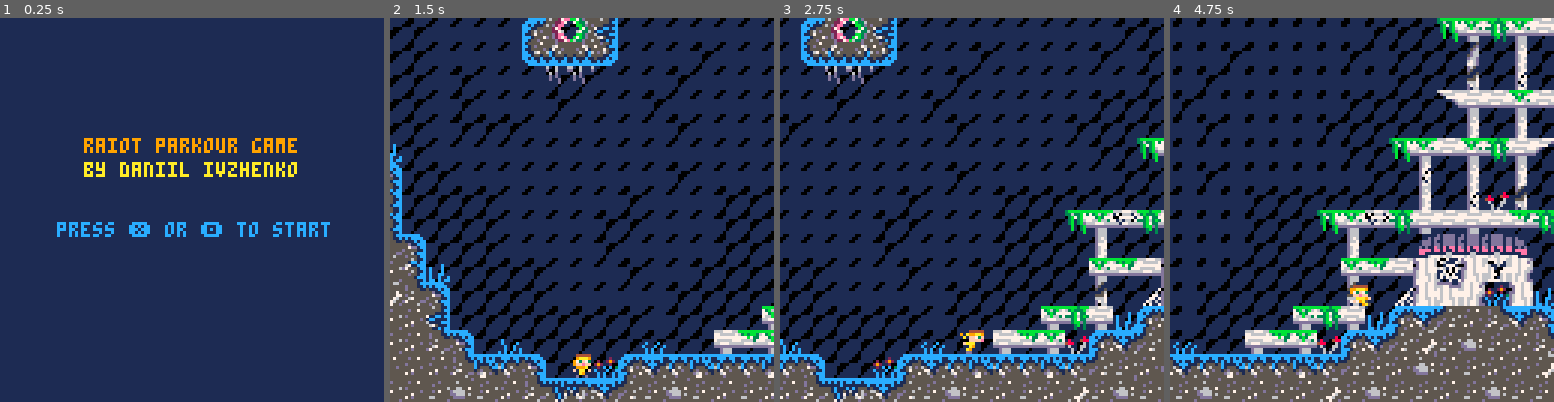
Above: before the commit, frames 1-4 (left to right).
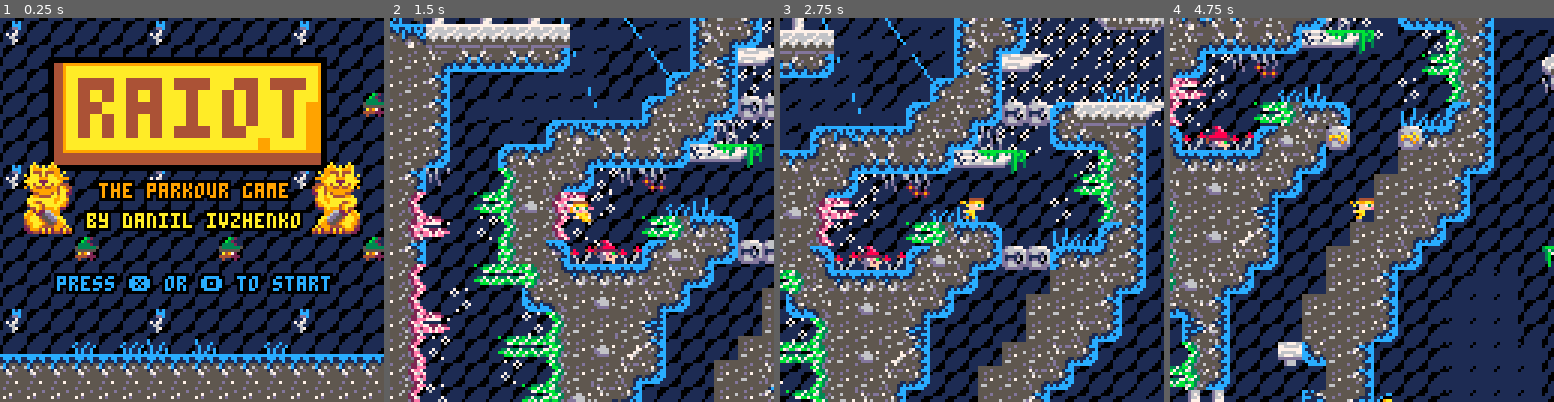
Above: after the commit, the same moments.

Repository: 34panda/pico-parkour
Game: PICO-8 cartridge raiot.p8
Same seed, same stepped clock (60 frames per second), same inputs: the game is played once before the commit and once after it.
Inputs:
- Up to frame 1 (0.25 s): no input
- Up to frame 2 (1.5 s): tap X (X key) at 0.33, 1.07 s; tap O (Z key) at 0.7 s
- Up to frame 3 (2.75 s): hold Right 1.6-2.1 s; tap O (Z key) at 1.7, 2.1, 2.5 s; tap X (X key) at 1.85 s; hold Up 2.15-2.42 s; hold Right from 2.47 s (still down)
- Up to frame 4 (4.75 s): tap O (Z key) every 0.4 s from 2.9 to 4.5 s; tap X (X key) at 2.97, 4.08 s; release Right at 3.03 s; hold Left 3.08-3.58 s; hold Right 4.02-4.68 s; hold Up from 4.73 s (still down)

The runs differ from the first frame. In frame 1, 62% of the frame differs, in the area x 0-100%, y 0-100%; in frame 2, 65%; in frame 3, 70%; in frame 4, 78%.

Commit message:
Add files via upload

Diff:
--- a/raiot.p8
+++ b/raiot.p8
@@ -7,18 +7,14 @@
 
 function _init()
 --variables
+
 	game_state="menu"
-	menu={
-		anim=time(),
-		x=0,
-		y=0,
-	}
 
 	plr={
 		--looks
 		sp=3,
-		x=10*8,
-		y=53.5*8,
+		x=9*8,
+		y=23.5*8,
 		h=8,
 		w=8,
 		flp=false,
@@ -55,7 +51,7 @@
 
   keys = {
   		--start
-    {x=9,y=62,collected=false},
+    {x=10,y=52,collected=false},
    	--haunted city
     {x=52,y=51,collected=false},
     --sand wizard
@@ -128,6 +124,25 @@
 	map_end=448
 	map_top=48
 
+	menu={
+		bg={
+			anim=time(),
+			--background patterns
+			sp=12,
+			x=(-4*8)+1,
+			y=(-4*8)+1,
+			x1=(-3*8)+1,
+			y1=(-3*8)+1,
+			n=0,
+			z=0,
+			--press q to start
+			q=true,
+			qy=68,
+			qn=0,
+			qm=0,
+		},
+	}
+
 end
 -->8
 --update  draw  camera
@@ -144,6 +159,8 @@
 
 
 function update_menu()
+	animate_menu_bg()
+	wzrd_animate()
 	if btnp(❎) or btnp(🅾️) then
 		do_shake(10,10)
 		game_state="game"
@@ -705,11 +722,50 @@
 	end
 end
 
+function animate_menu_bg()
+	if time()-menu.bg.anim>.03 then
+		menu.bg.anim=time()
+	 menu.bg.n+=1
+		if menu.bg.n<=8*6 then
+			menu.bg.x+=1
+			menu.bg.y+=1
+		else
+			menu.bg.x-=8*6
+			menu.bg.y-=8*6
+			menu.bg.n=0
+		end
+
+		menu.bg.z+=1
+		if menu.bg.z>= 25 then
+			if menu.bg.sp == 12 then
+	 		menu.bg.sp=13
+	 	else menu.bg.sp=12
+	 	end
+	 	menu.bg.z=0
+	 end
+
+	 menu.bg.qn+=1
+	 if menu.bg.qn>=7 then
+	 	if menu.bg.q then
+	 		menu.bg.qy+=1
+	 	else
+	 		menu.bg.qy-=1
+	 	end
+	 	if menu.bg.qm>=5 then
+	 		menu.bg.q=not menu.bg.q
+	 		menu.bg.qm=0
+	 	end
+	 	menu.bg.qn=0
+	 	menu.bg.qm+=1
+	 end
+
+	end
+end
 -->8
 function open_path()
  local directions = {"down", "right", "left", "up"}
  for _, dir in ipairs(directions) do
-  local collided, col_x, col_y = collide_map(plr, dir, 5)
+ 	local collided, col_x, col_y = collide_map(plr, dir, 5)
   if collided then
    local isdoublepath = false
    local adjacenttiles = {
@@ -719,7 +775,7 @@
     {x = col_x - 1, y = col_y}, -- left
    }
    for _, tile in ipairs(adjacenttiles) do
-    if fget(mget(tile.x, tile.y), 5) then -- check if adjacent tile also has a flag 5
+   	if fget(mget(tile.x, tile.y), 5) then -- check if adjacent tile also has a flag 5
      isdoublepath = true
      break
     end
@@ -780,8 +836,6 @@
 function swap_tiles_double(x, y)
     local right_tile = mget(x + 1, y)
     local left_tile = mget(x - 1, y)
-    print("right tile: " .. right_tile, cam_x, cam_y + 6, 7)
-    print("left tile: " .. left_tile, cam_x, cam_y + 12, 7)
     if right_tile == 45 then
         swap_tiles_r(x, y)
     elseif left_tile == 45 then
@@ -817,6 +871,17 @@
  end
 end
 
+function talk()
+	local directions = {"down", "right", "left", "up"}
+
+ for _, dir in ipairs(directions) do
+  local collided, col_x, col_y = collide_map(plr, dir, 5)
+  if collided and mget(col_x, col_y)==6 then
+  	sfx(1)
+  end
+ end
+end
+
 
 
 
@@ -824,10 +889,46 @@
 --menu screen & end screen
 
 function draw_menu()
-	cls(1)
-	print("raiot parkour game",28,40,9)
-	print("by daniil ivzhenko",28,48,10)
-	print("press ❎ or 🅾️ to start",19,68,12)
+	for i=0,20 do
+		for j=0,20 do
+		 spr(27,menu.bg.x1+(i*8),menu.bg.y1+(j*8),1,1)
+		end
+	end
+	for i=0,25,6 do
+	 for j=0,25,6 do
+	 	spr(menu.bg.sp,menu.bg.x+(i*8),menu.bg.y+(j*8),1,1)
+	 end
+	end
+	for i=3,27,6 do
+	 for j=3,27,6 do
+	 	spr(44,menu.bg.x+(i*8),menu.bg.y+(j*8),1,1)
+	 end
+	end
+
+	rectfill(16,13,108,50,0)
+	rectfill(18,15,106,48,4)
+	rectfill(21,15,106,44,9)
+	bigprint("raiot",23.8,17,4,10,4)
+	--
+	oprint("the parkour game",33,55,9)
+	oprint("by daniil ivzhenko",29,65,10)
+	oprint("press ❎ or 🅾️ to start",19,menu.bg.qy+17,12)
+	--cats
+	spr(30,1*8,6*8,2,2)
+	spr(62,1*8,8*8,2,1)
+	spr(30,13*8,6*8,2,2,true)
+	spr(62,13*8,8*8,2,1,true)
+	--ground
+	for i=0,15 do
+		spr(83,i*8,15*8,1,1)
+		spr(64,i*8,14*8,1,1)
+	end
+
+	spr(92,3*8,13*8,1,1)
+	spr(92,5*8,13*8,1,1)
+	spr(94,6*8,13*8,1,1)
+	spr(94,8*8,13*8,1,1)
+	spr(92,11*8,13*8,1,1)
 end
 
 --------------------------------
@@ -844,9 +945,10 @@
   draw_sparkles()
   draw_snow()
   map(0, 0)
+  draw_keys()
+  draw_wzrds(
   spr(plr.sp,plr.x,plr.y,1,1,plr.flp)
-		draw_keys()
-  draw_wzrds()
+)
 
   -- reset camera for ui or other static elements
   camera()
@@ -872,6 +974,33 @@
 --------------------------------
 
 function draw_end()
+end
+
+--------------------------------
+--big text
+
+function oprint(str,x,y,c,co) --outline print
+ for xx=-1,1,1 do
+  for yy=-1,1,1 do
+   print(str,x+xx,y+yy,co)
+  end
+ end
+ print(str,x,y,c)
+end
+
+function bigprint(str,x,y,c,co,scale)
+ poke(0x5f54,0x60) -- screen is spritesheet. spr and sspr use screen as source
+ oprint(str,x,y,c,co) -- outline print to desired location
+ local x0 = x-1
+ local y0 = y-1
+ local w = #str*4 + 2
+ local h = 7 -- only works on single line strings for now
+ palt(0b1111111111111111) -- set all colors transparent
+ palt(c,false) -- only draw the text and outline colors
+ palt(co,false)
+ sspr(x0,y0,w,h,x0,y0,w*scale,h*scale) -- stretch the text with desired scale
+ palt()
+ poke(0x5f54,0x00) -- set spritesheet back to source for spr
 end
 __gfx__
 000000000044444000444440000444440004444400044444000444449004444400000000000000000000011111100000000b3200000b32000007c7000007c700
@@ -938,13 +1067,13 @@
 00d6760000d0760000666700006d50000005d600e1e11e1e00d66d0000d66d00dddddddddddddddd00b003bdd103b003dd3bbd3d91115255cc1c11c15111c1cc
 00d6770000d6070000d7670000d5000000005d001116611100676d0000d6760000d666000000000000b003b00003b0000003b030001155500cccc1cc1c1cccc0
 00d7760000d7760000d0660000500000000005007676677700776d0000d6770000d6660000000000000000b000030000000300300010005000cccccccccccc00
-0505c483d6e2c4000073c4000006e705c4000000b1b1b1b100e775858464000000005434440464c50000b100000000000000000000000605dddddddddddddddd
+0505c483d6e2c4000073c4000006e705c4000000b1b1b1b100e775858464000000005434440464c50000b100000000000000000000c6fb05dddddddddddddddd
 0000000000000000000000000000000000000000000000000000000000000000000000000000000000000000000000000000000000000000d544444dd566466d
 0505843464e3c4004363f70000000005c4000000b1b1b1b10047e7f727f700b10000e7a5751584640000b100000000fb00effcfbec54eb05d546464dd566466d
 0000610000000000000000000000000000000000000000000000000000000000000000000000000000000000000000000000000000000000d546464dd544444d
-b595a5b58474c4d5000707000000a405d4000000b1b1b1b100001303370300b1000007d6e795a5f700b1b100000054ebebebebebeb740505d546464dd566466d
+b595a5b58474c4d5000707000000a405d4000000b1b1b1b100001303370300b1000007d6e795a5f700b1b100000054ebebebebebeb740535d546464dd566466d
 0000000000000000000000000000000000000000000000000000000000000000000000000000000000000000000000000000000000000000d546464dd556466d
-575757b0e7a58464c54707000600b405c40000b1b1b1b1b1000000230013b1b1000006264603130000b1b1000056e7a57505050505050505d546464ddd55555d
+575757b0e7a58464c54707000600b405c40000b1b1b1b1b1000000230013b1b1000006264603130000b1b1000056e7a57535150505153505d546464ddd55555d
 0000000000000000000000000000000000000000000000000000000000000000000000000000000000000000000000000000000000000000d544444d44444444
 861383271303e775640037000000e775d40000b1b1b1b100000000000000b1000000370000230000b1b1b10000000000e795050505050505d544aa9d77777777
 0000000000000000000000000000000000000000000000000000000000000000000000000000000000000000000000000000000000000000d544444d66766676
@@ -1133,8 +1262,8 @@
 
 
 __gff__
-0000000000000000000001010000000013131313130303030303000000000303030101000303010103030000002303030000000001010303000700000003030303030303030303030303030303030303030303000000000303030303000000030101010101010000000000000000000000000000000100000101010101000303
-03030300000000000000000000000000000000000000000000000000000000070000000000000000000000000000070700000000000000000000000000000b00000000000000000000000000000000000000000000000000000000000000000000000000000000000000000000000b0800000000000000000000000000000800
+0000000000000000000001014040404013131313130303030303000000000303400101400303010103030000002303030000004001010303000700000003030303030303030303030303030303030303030303030000000303030303000000030101010101010000000000000000000000000000000100000101010101400303
+03030300000000000000000000000000000000000000000000000000000000070000000000000000000000000000070700000000000000000000000000000b00000000000000000000000000000000000000000000000000000000000000404000000000000000000000000000000b0000000000000000000000000000000808
 __map__
 1a382a00000000003800000000002a000000003800000038002a001a7a786179786179787b38380000000000003a0000006d545664565050000000000000000000000000000000000000000000000000000000000000000000000000000000000000000000000000000000000000000000000000000000000000000000000000
 22002200003800001e1f0038000022001a003800003800212122222222222200703800701a00000000000000003a000000787c7b61565655000000000000000000000000000000000000000000000000000000000000000000000000000000000000000000000000000000000000000000000000000000000000000000000000
@@ -1155,26 +1284,26 @@
 3750504c0000001b1b1b00001b45504e000000005e5d00000000001b1b001b1b1b000000711d1c0000001c1d00001b004950246f1b383750000000000000000000000000000000000000000000000000000000000000000000000000000000000000000000000000000000000000000000000000000000000000000000000000
 3650504c001b1b1b1b1b1b1b4550587f2d2d459f9f9f641b1b1b1b1b1b1b1b1b1b1b1b0074001b0000000000007600007e57505229155051000000000000000000000000000000000000000000000000000000000000000000000000000000000000000000000000000000000000000000000000000000000000000000000000
 3750504c00001b004542404047587f30001b7e5a574c1b1b1b1b1b1b1b1b1b1b1b1b1bce3c2c1b001b1b000000710000004b515150505250000000000000000000000000000000000000000000000000000000000000000000000000000000000000000000000000000000000000000000000000000000000000000000000000
-2850507f000045404758595a5b7f62797b1b0038364c00000000000000000000000000ae9faf00000000000000aeaf1b1b7e5b5b5a595750000000000000000000000000000000000000000000000000000000000000000000000000000000000000000000000000000000000000000000000000000000000000000000000000
+2850507f000045404758595a5b7f62797b1b0038364c00000000000000000000000000ae9faf00000000000000aeaf1b1b7e5b5b5a595753000000000000000000000000000000000000000000000000000000000000000000000000000000000000000000000000000000000000000000000000000000000000000000000000
 50504c3100003750587f00313200000000000034364c0000ae9faf0000000000000000323031767700000000007e7f1b4544bebebebe4a50000000000000000000000000000000000000000000000000000000000000000000000000000000000000000000000000000000000000000000000000000000000000000000000000
-505024000034365125273800005c5d0000003800374c000031323100000000000000000031007070000000000000731b4b000000ef655050000000000000000000000000000000000000000000000000000000000000000000000000000000000000000000000000000000000000000000000000000000000000000000000000
-5050252700003750240000003436434600005d5c454c00000000000000000000000000000000aeaf000000001b2c3c4547bf00bffe00ef50000000000000000000000000000000000000000000000000000000000000000000000000000000000000000000000000000000000000000000000000000000000000000000000000
+505024000034365125273800005c5d0000003800374c000031323100000000000000000031007070000000000000731b4befef00ef655350000000000000000000000000000000000000000000000000000000000000000000000000000000000000000000000000000000000000000000000000000000000000000000000000
+5050252700003750240000003436434600005d5c454c00000000000000000000000000000000aeaf000000001b2c3c4547bf00bffe00ef53000000000000000000000000000000000000000000000000000000000000000000000000000000000000000000000000000000000000000000000000000000000000000000000000
 50504c0000003650466f006f4551587f2d2d4543474c00000000000000000000006e7700000074720000001b009f4147bebebebe64000065000000000000000000000000000000000000000000000000000000000000000000000000000000000000000000000000000000000000000000000000000000000000000000000000
 50502400003435364843434347587f0000005050587f0000000000000000000000454600000000730000001b004a51587fef00ef00000000000000000000000000000000000000000000000000000000000000000000000000000000000000000000000000000000000000000000000000000000000000000000000000000000
 505024003800007e57505150587f0000005050504c0000000000000000005e5d007e7f00000000000000001b1b49587f1b000000000000bf000000000000000000000000000000000000000000000000000000000000000000000000000000000000000000000000000000000000000000000000000000000000000000000000
 5050252700000038375050504d000000005050587f000000007600007700454676307100001b000000001b1b1b4a4c0000001b000000febe000000000000000000000000000000000000000000000000000000000000000000000000000000000000000000000000000000000000000000000000000000000000000000000000
 5050240000003435365051524c0000005050587f000000000070000070007e7f70317000001b1b1b001b1b001b494d001b001bfe0000eebe000000000000000000000000000000000000000000000000000000000000000000000000000000000000000000000000000000000000000000000000000000000000000000000000
-5050250000000000375050587f00005050587f00000000007a60000070000031720072000000001b1b1b001b1b7e7f641b0000ee00000050000000000000000000000000000000000000000000000000000000000000000000000000000000000000000000000000000000000000000000000000000000000000000000000000
-50502438000000343651587f00000050504c0000001b1b0000787961780000007100700000000000001b1b001b00001b0000000000006050000000000000000000000000000000000000000000000000000000000000000000000000000000000000000000000000000000000000000000000000000000000000000000000000
-50502526275e5d007e574c0000005050504c00001b1b1b0000705c5d70000000740073000000000000001b001b0000000000bf0000000050000000000000000000000000000000000000000000000000000000000000000000000000000000000000000000000000000000000000000000000000000000000000000000000000
-5050252700454600004a4e0000005050507f00001b1b1b0000454243460000000000765e005d000000001b1b1b0000000000eebe00000050000000000000000000000000000000000000000000000000000000000000000000000000000000000000000000000000000000000000000000000000000000000000000000000000
-…(10 lines of a section not shown)…
+5050250000000000375050587f00005050587f00000000007a60000070000031720072000000001b1b1b001b1b7e7f641b0000ee00000051000000000000000000000000000000000000000000000000000000000000000000000000000000000000000000000000000000000000000000000000000000000000000000000000
+50502438000000343651587f00000050504c0000001b1b0000787961780000007100700000000000001b1b001b00001b0000000000000053000000000000000000000000000000000000000000000000000000000000000000000000000000000000000000000000000000000000000000000000000000000000000000000000
+50502526275e5d007e574c0000005050504c00001b1b1b0000705c5d70000000740073000000000000001b001b0000000000bfbf00000053000000000000000000000000000000000000000000000000000000000000000000000000000000000000000000000000000000000000000000000000000000000000000000000000
+5050252700454600004a4e0000005050507f00001b1b1b0000454243460000000000765e005d000000001b1b1b0000000000eebe00000052000000000000000000000000000000000000000000000000000000000000000000000000000000000000000000000000000000000000000000000000000000000000000000000000
+…(10 lines of a section not shown)…
Not shown, changed: the thumbnail (__label__) section of raiot.p8
Not shown, changed: raiot.p8.png
